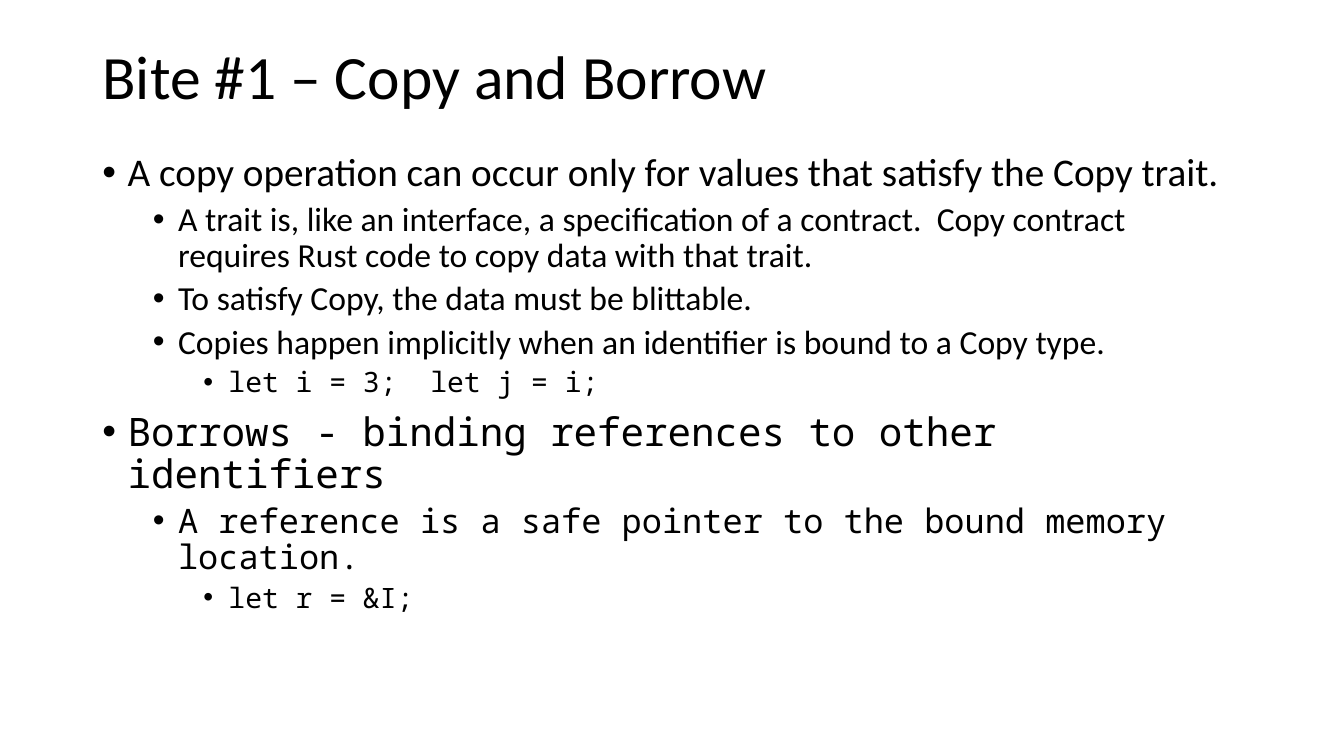
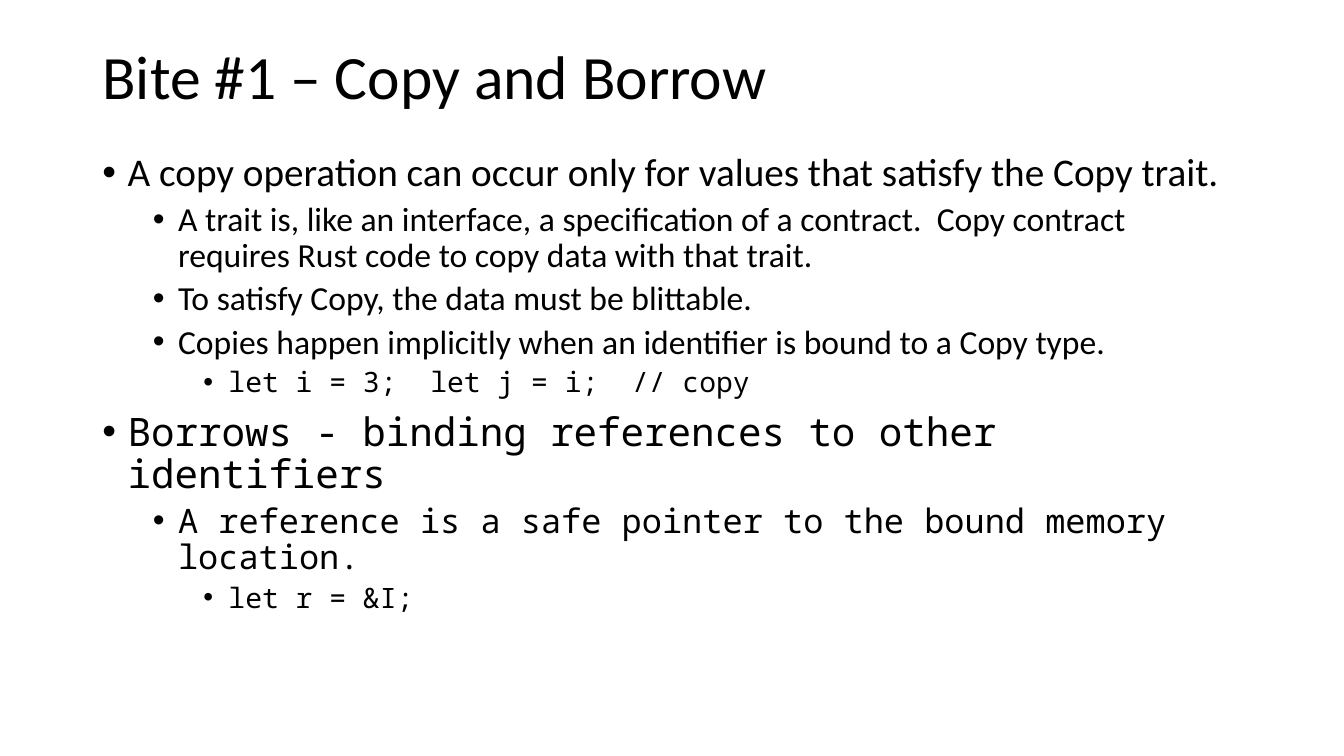
Before and after one commit to JimFawcett/JimFawcett.github.io, a slide deck: slide 8 of Resources/ConsumingRust.pptx. Drawn at 1344x756 pixels with LibreOffice and Linux fonts; fonts in the diff are those of the drawing. Boxes give left, top, right and bottom in pixels: in the first picture for what was removed or moved away, otherwise in the second. Text is boxed around its words. In the diff, an @@ line names an element or a change of style, - is before the commit and + after.

```diff
--- a/Resources/ConsumingRust.pptx
+++ b/Resources/ConsumingRust.pptx
@@ text at (x1=228, y1=370, x2=749, y2=399): text changed @@
-    • let i = 3; let j = i;
+    • let i = 3; let j = i; // copy
```
Also in this commit, not shown: 1 other slide changed, 1 other file.
